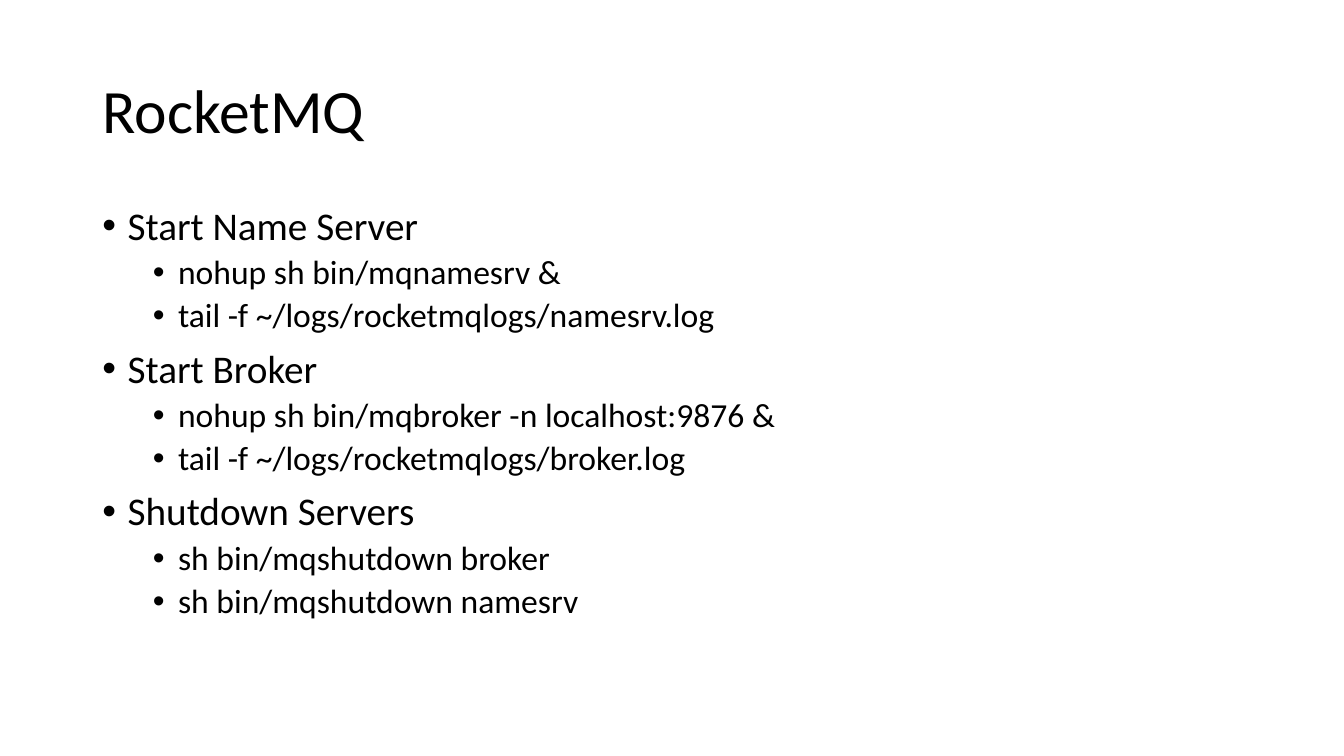
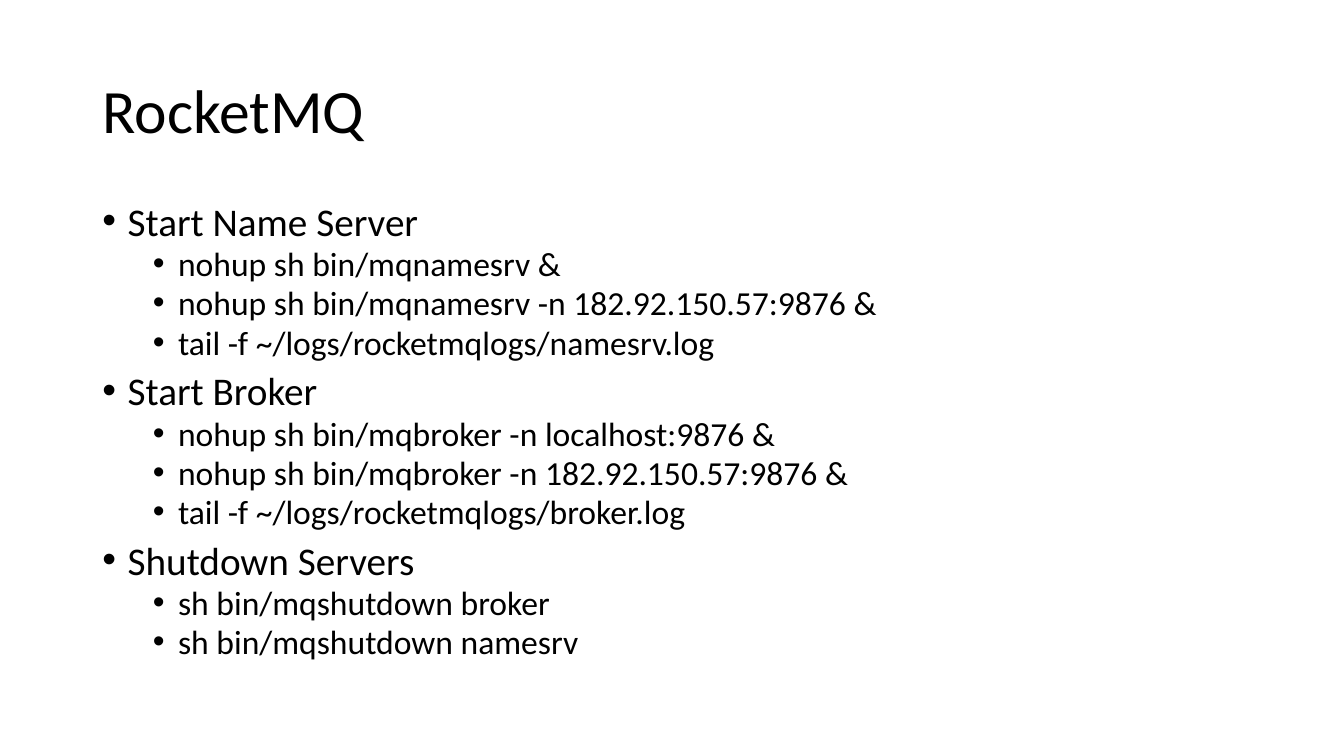
Before and after one commit to csliangdu/ExchangeAgg, a slide deck: slide 8 of doc/Coin.pptx. Drawn at 1344x756 pixels with LibreOffice and Linux fonts; fonts in the diff are those of the drawing. Boxes give left, top, right and bottom in pixels: in the first picture for what was removed or moved away, otherwise in the second. Text is boxed around its words. In the diff, an @@ line names an element or a change of style, - is before the commit and + after.

```diff
--- a/doc/Coin.pptx
+++ b/doc/Coin.pptx
@@ text at <box>128,210,744,660</box>: line spacing 0.9 to 0.8 @@
@@ text at <box>178,291,845,321</box>: paragraph added @@
+  • nohup sh bin/mqnamesrv -n 182.92.150.57:9876 &
@@ text at <box>178,461,817,491</box>: paragraph added @@
+  • nohup sh bin/mqbroker -n 182.92.150.57:9876 &
```
Also in this commit, not shown: 7 slides added, 20 other files.
